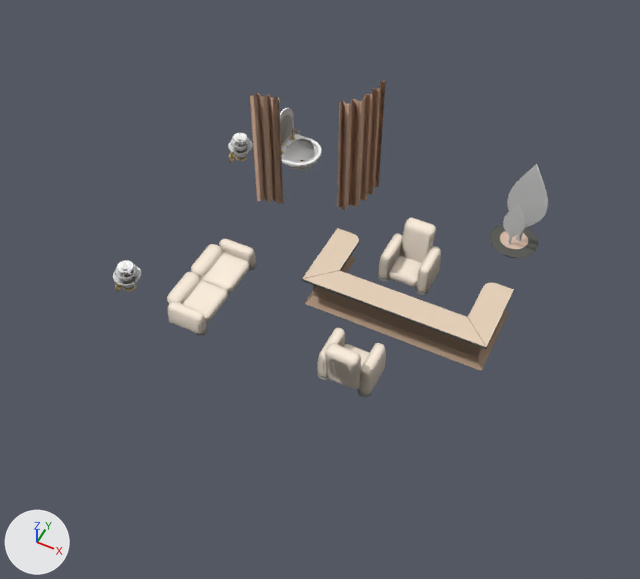
The glTF model www/models/lba2/iso_scenes/82.glb as it was, and as the next commit left it.
Before and after are seen from a 50 mm lens placed at (19.08, -29.51, 24.74), pointed at (10.18, -11.71, 2.49). The axes (+X, +Y, +Z) are drawn at lower left. The lights are the same throughout. Where no turn or scale is listed for an object, it has been applied to the vertices. Vertices at the same position are counted once.

Names of what the first picture shows: 'colored', 'textured_fa874ed4'.
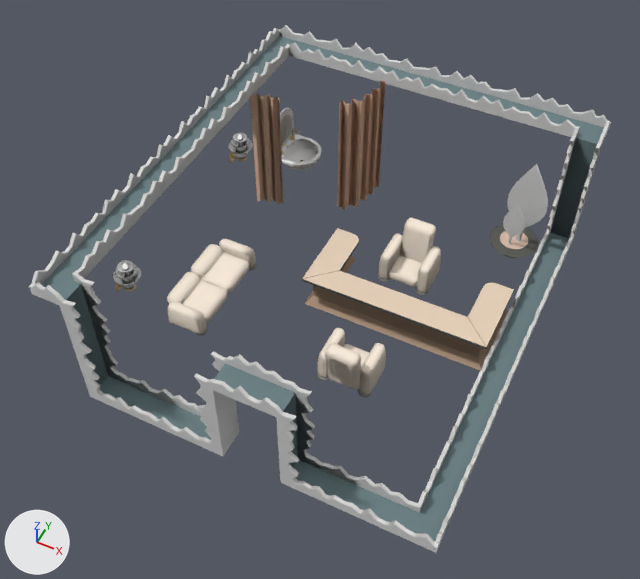
What changed in the scene script:
```text
Add mat_material_4:
    mat_material_4 = principled_material('Material_4')
    mat_material_4.base_color = (0.8, 0.8, 0.8)  # white #e7e7e7
    mat_material_4.roughness = 1.0
Change me_mesh_0:
    used by ob_colored; location = (0.0, 0.0, 0.0)
    remove me_mesh_0.from_pydata(...)  # 11419 vertices, 21892 faces; spans x 4.97..15.92, y -15.95..-4.01, z 0.5..5.64
    add me_mesh_0.from_pydata(...)  # 13465 vertices, 23862 faces; spans x 4.0..17.0, y -18.0..-3.0, z 0.5..6.17
    me_mesh_0 part 1: 2046 vertices added at x 4.0..17.0, y -18.0..-3.0, z 1.12..6.17
Add me_mesh_4_1:
    me_mesh_4_1.from_pydata(...)  # 2334 vertices, 2370 faces; spans x 4.0..17.0, y -18.0..-3.0, z 1.0..6.2
    me_mesh_4_1.materials.append(mat_material_4)  # its picture is missing
Add ob_textured_7fcd92d9:
    ob_textured_7fcd92d9 = bpy.data.objects.new('textured_7fcd92d9', me_mesh_4_1)
    ob_textured_7fcd92d9.location = (0.0, 0.0, 0.0)
```

Location of each change, (x1, y1, x2, y2) in pixels of the pictures (640 x 579 px):
'colored', reshaped (37% wider, 65% taller)
    before: (113, 81, 538, 397)
    after: (29, 25, 611, 548)
'textured_7fcd92d9', added
    after: (29, 26, 611, 553)
part 1 of me_mesh_0, added
    after: (29, 25, 611, 548)
